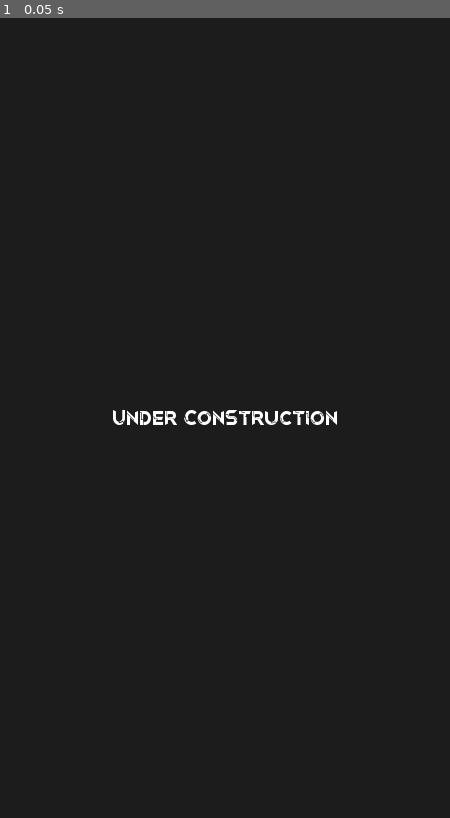
Above: before the commit, frame 1.
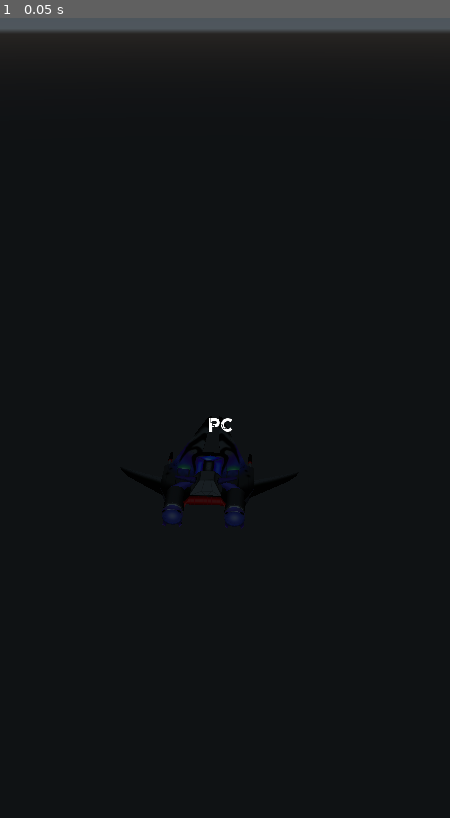
Above: after the commit, the same moment.

Repository: U3ForgeOrg/u3forgeWebsite
Game: Godot game, scene res://Scenes/ComingSoonScene.tscn
Same seed, same stepped clock (60 frames per second), same inputs: the game is played once before the commit and once after it.
Inputs:
- Up to frame 1 (0.05 s): no input

The runs differ from the first frame. In frame 1, 3.0% of the frame differs, in the area x 0-100%, y 0-64%.

Commit message:
Test platform

Diff:
--- a/Scenes/ComingSoonScene.tscn
+++ b/Scenes/ComingSoonScene.tscn
@@ -1,15 +1,29 @@
-[gd_scene load_steps=3 format=2]
+[gd_scene load_steps=7 format=2]
 
-[ext_resource path="res://Scenes/UI.tscn" type="PackedScene" id=2]
+[ext_resource path="res://default_env.tres" type="Environment" id=1]
+[ext_resource path="res://SpaceShips/shadee.jpg" type="Texture" id=2]
 [ext_resource path="res://Sounds/forgeSound.wav" type="AudioStream" id=3]
+[ext_resource path="res://SpaceShips/fighter1.obj" type="ArrayMesh" id=4]
+[ext_resource path="res://Scenes/UI.tscn" type="PackedScene" id=5]
 
-[node name="Node2D" type="Node2D"]
+[sub_resource type="SpatialMaterial" id=1]
+albedo_texture = ExtResource( 2 )
 
-[node name="Control" parent="." instance=ExtResource( 2 )]
-
-[node name="Camera2D" type="Camera2D" parent="."]
-current = true
+[node name="Spatial" type="Spatial"]
 
 [node name="AudioStreamPlayer2D" type="AudioStreamPlayer2D" parent="."]
 stream = ExtResource( 3 )
 autoplay = true
+
+[node name="Camera" type="Camera" parent="."]
+transform = Transform( 1, 0, 0, 0, 0.852156, 0.523287, 0, -0.523287, 0.852156, -0.0454889, 1.01326, 0 )
+environment = ExtResource( 1 )
+current = true
+fov = 64.8522
+
+[node name="UI" parent="." instance=ExtResource( 5 )]
+
+[node name="fighter1" type="MeshInstance" parent="."]
+transform = Transform( -0.0498608, 0, -0.998756, 0, 1, 0, 0.998756, 0, -0.0498608, -0.0911103, 0, -1.35406 )
+mesh = ExtResource( 4 )
+material/0 = SubResource( 1 )
--- /dev/null
+++ b/Scenes/UI.gd
@@ -0,0 +1,20 @@
+extends Control
+
+
+# Declare member variables here. Examples:
+# var a = 2
+# var b = "text"
+
+
+# Called when the node enters the scene tree for the first time.
+func _ready():
+	if OS.has_feature("touchscreen"):
+		get_node("Label").text="mobile"
+	else:
+		get_node("Label").text="pc"
+
+
+
+# Called every frame. 'delta' is the elapsed time since the previous frame.
+#func _process(delta):
+#	pass
--- a/Scenes/UI.tscn
+++ b/Scenes/UI.tscn
@@ -1,12 +1,16 @@
-[gd_scene load_steps=3 format=2]
+[gd_scene load_steps=4 format=2]
 
 [ext_resource path="res://Fonts/OriginTech personal use.ttf" type="DynamicFontData" id=1]
+[ext_resource path="res://Scenes/UI.gd" type="Script" id=2]
 
 [sub_resource type="DynamicFont" id=1]
 size = 32
 font_data = ExtResource( 1 )
 
-[node name="CanvasLayer" type="CanvasLayer"]
+[node name="UI" type="Control"]
+anchor_right = 1.0
+anchor_bottom = 1.0
+script = ExtResource( 2 )
 
 [node name="ColorRect" type="ColorRect" parent="."]
 anchor_right = 1.0
@@ -14,16 +18,19 @@
 color = Color( 0, 0, 0, 0.627451 )
 
 [node name="Label" type="Label" parent="."]
-anchor_left = 0.5
-anchor_top = 0.5
-anchor_right = 0.5
-anchor_bottom = 0.5
-margin_left = -194.0
-margin_top = -15.5
-margin_right = 194.0
-margin_bottom = 15.5
+anchor_left = 0.49
+anchor_top = 0.51
+anchor_right = 0.49
+anchor_bottom = 0.51
+margin_left = -193.8
+margin_top = -30.8
+margin_right = 194.2
+margin_bottom = 29.9601
 custom_fonts/font = SubResource( 1 )
 text = "Under Construction"
 align = 1
 valign = 1
 autowrap = true
+__meta__ = {
+"_edit_use_anchors_": true
+}
--- a/project.godot
+++ b/project.godot
@@ -22,7 +22,6 @@
 window/size/height=1280
 window/vsync/use_vsync=false
 window/handheld/orientation="sensor"
-window/stretch/mode="2d"
 window/stretch/aspect="expand"
 
 [gui]
Not shown, added: SpaceShips/fighter1.obj
Binary file added: SpaceShips/shadee.jpg
Not shown, changed: export_presets.cfg
